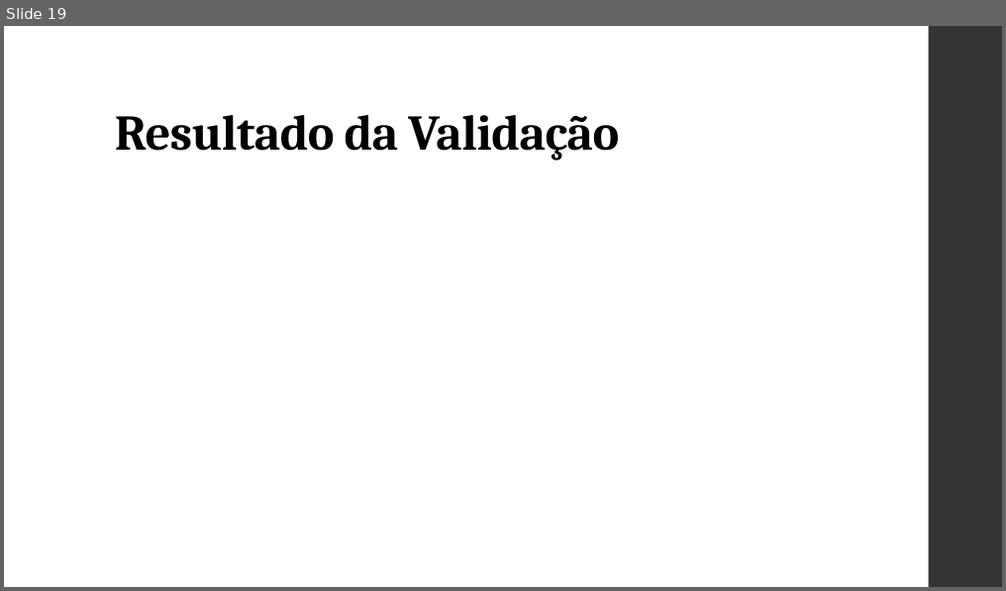
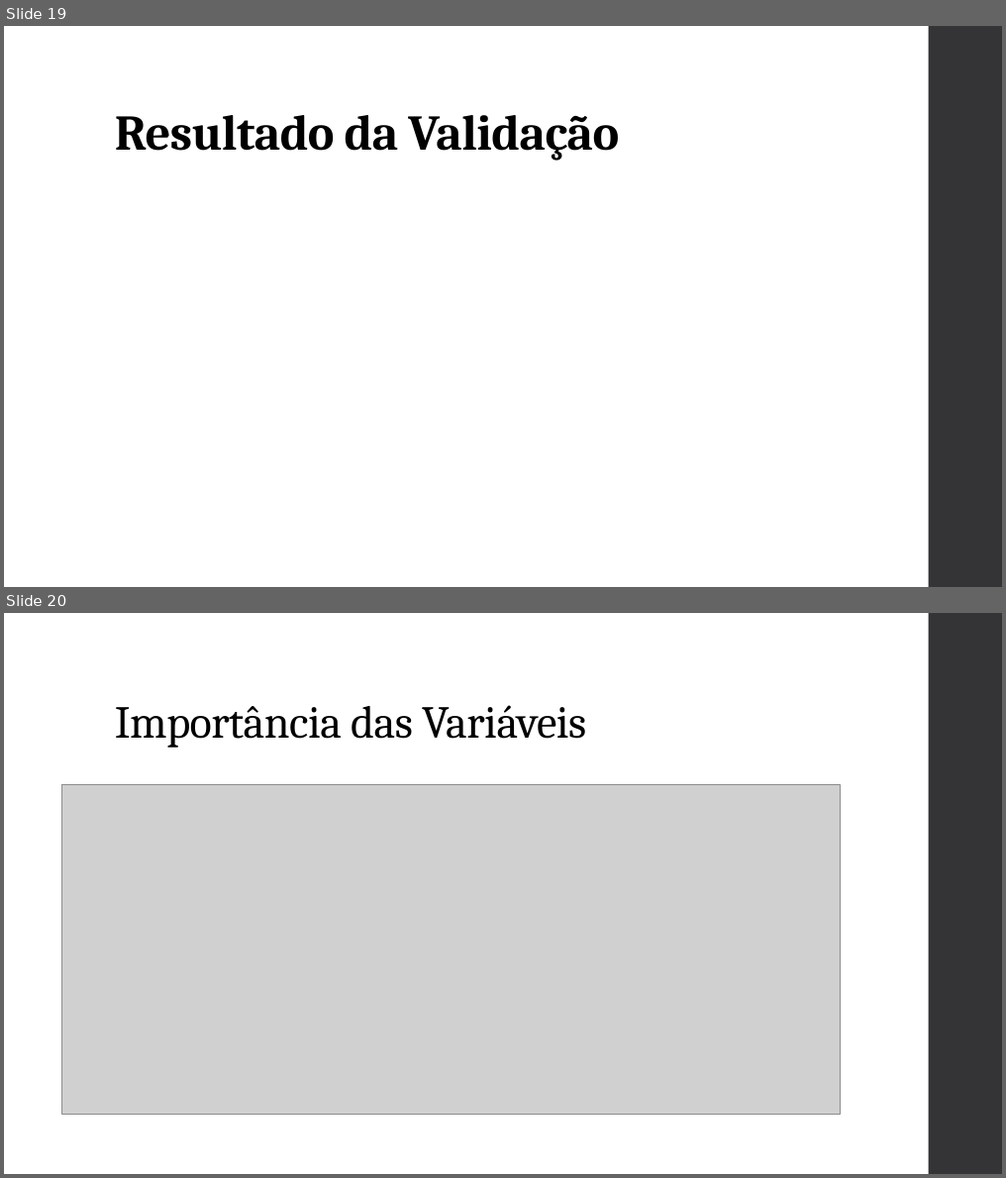
Before and after one commit to rodrigo-neumann/Stone-Age-Covid-project, a slide deck: Stone Age_apresentação.pptx. Shown one above the other, each under a label of ours: slide 19 before the commit, slides 19 and 20 after it. The pictures are 1006x591 and 1006x1178 pixels, drawn with LibreOffice and Linux fonts; fonts in the diff are those of the drawing; grey boxes stand for pictures. Boxes give left, top, right and bottom in pixels: in the first picture for what was removed or moved away, otherwise in the second. Text is boxed around its words. In the diff, an @@ line names an element or a change of style, - is before the commit and + after.

```diff
--- a/Stone Age_apresentação.pptx
+++ b/Stone Age_apresentação.pptx
@@ slide 20 added at [4,613,1002,1174], background #FFFFFF; not listed: 1 template element that a slide beside it also shows @@
@@ title added at [115,705,586,748], 44 pt, text #000000 @@
+Importância das Variáveis
@@ picture added at [61,784,841,1115] @@
```
Also in this commit, not shown: 1 slide changed.
